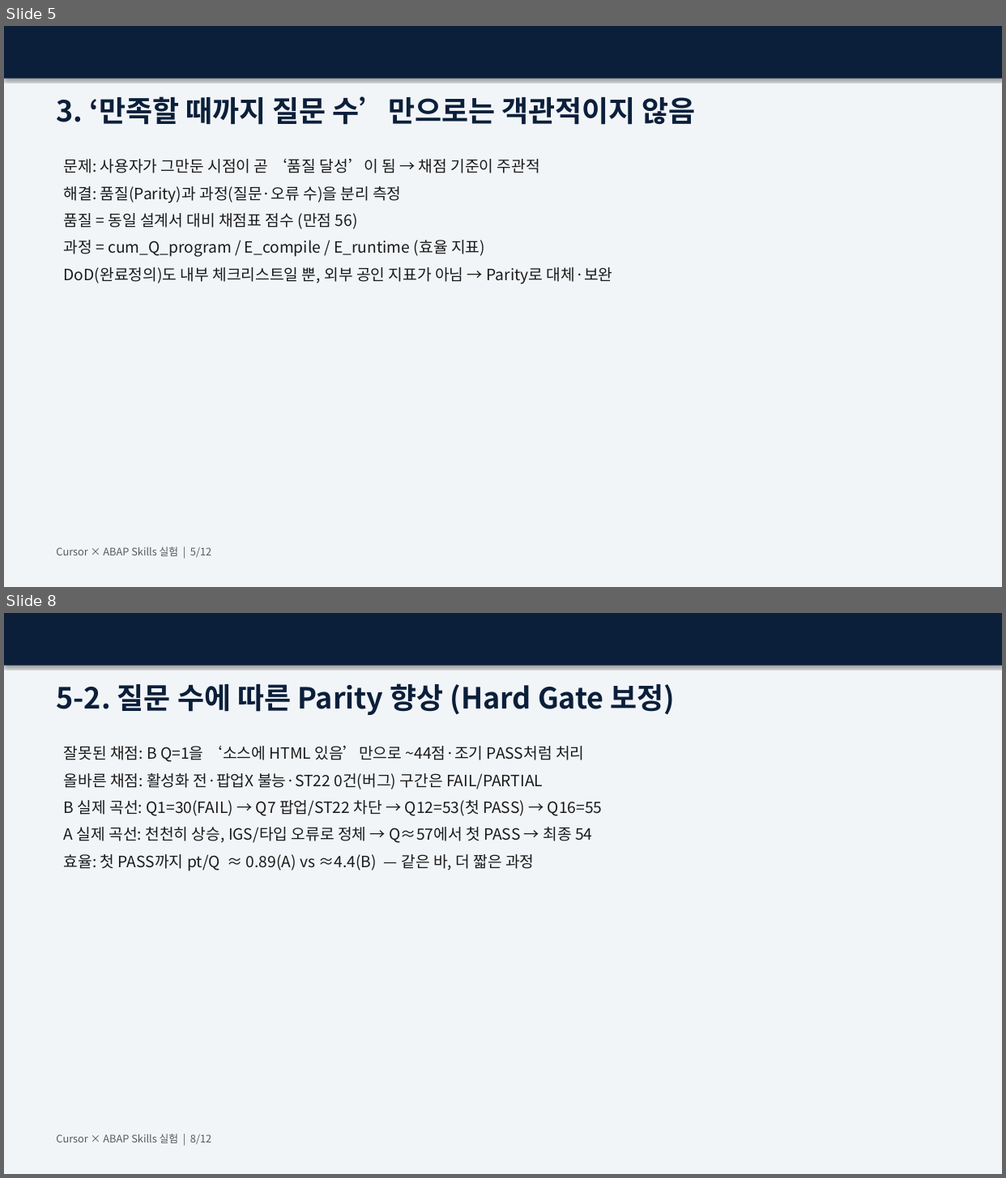
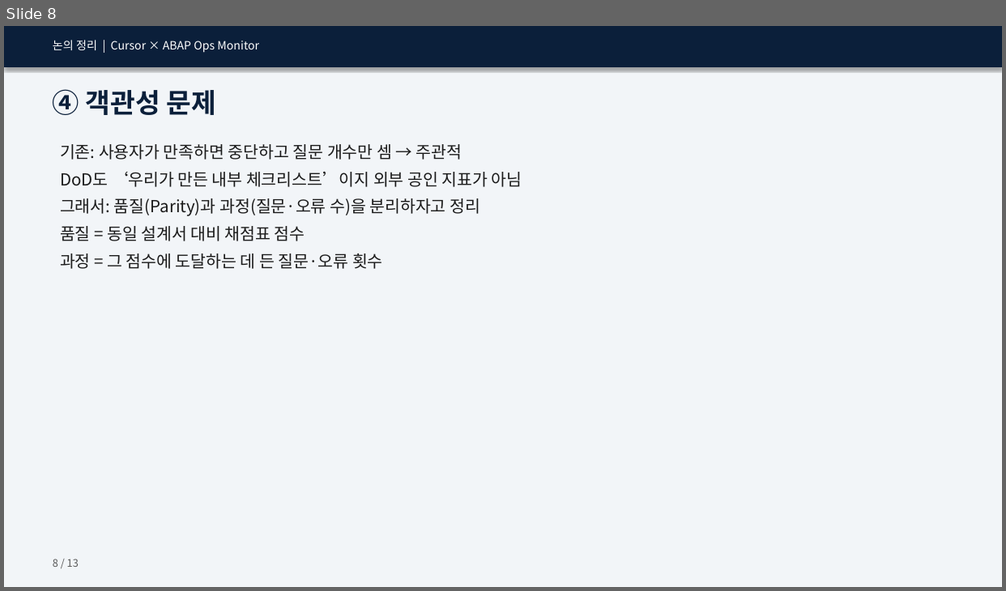
Before and after one commit to hyosungitx00/AI, a slide deck: docs/report/Cursor_ABAP_Skills_Parity_발표자료.pptx. Shown one above the other, each under a label of ours: slides 5 and 8 before the commit, slide 8 after it; the slides between them are not shown. The pictures are 1006x1178 and 1006x591 pixels, drawn with LibreOffice and Linux fonts; fonts in the diff are those of the drawing. Boxes give left, top, right and bottom in pixels: in the first picture for what was removed or moved away, otherwise in the second. Text is boxed around its words. In the diff, an @@ line names an element or a change of style, - is before the commit and + after.

```diff
--- a/docs/report/Cursor_ABAP_Skills_Parity_발표자료.pptx
+++ b/docs/report/Cursor_ABAP_Skills_Parity_발표자료.pptx
@@ slide 8 removed at <box>4,613,1002,1174</box>, background #FFFFFF @@
@@ rectangle removed at <box>4,613,1002,1174</box> @@
@@ rectangle removed at <box>4,613,1002,666</box> @@
@@ text removed at <box>56,683,675,715</box> @@
-5-2. 질문 수에 따른 Parity 향상 (Hard Gate 보정)
@@ text removed at <box>64,746,603,871</box> @@
-잘못된 채점: B Q=1을 ‘소스에 HTML 있음’만으로 ~44점·조기 PASS처럼 처리
-올바른 채점: 활성화 전·팝업X 불능·ST22 0건(버그) 구간은 FAIL/PARTIAL
-B 실제 곡선: Q1=30(FAIL) → Q7 팝업/ST22 차단 → Q12=53(첫 PASS) → Q16=55
-A 실제 곡선: 천천히 상승, IGS/타입 오류로 정체 → Q≈57에서 첫 PASS → 최종 54
-효율: 첫 PASS까지 pt/Q ≈ 0.89(A) vs ≈4.4(B) — 같은 바, 더 짧은 과정
@@ text removed at <box>56,1134,211,1144</box> @@
-Cursor × ABAP Skills 실험 | 8/12
@@ what was slide 5 is now slide 8 @@
@@ slide 8 changed as well @@
@@ rectangle: place and size @@
-rectangle at <box>4,26,1002,79</box>
+rectangle at <box>4,26,1002,67</box>
@@ text at <box>53,40,259,53</box>: text changed; size 28 to 11 pt; text colour #0B1F3A to #FFFFFF; bold off @@
-3. ‘만족할 때까지 질문 수’만으로는 객관적이지 않음
+논의 정리 | Cursor × ABAP Ops Monitor
@@ text added at <box>53,89,215,115</box>, 26 pt, text #0B1F3A, bold @@
+④ 객관성 문제
@@ text at <box>60,144,522,269</box>: text changed; size 15 to 16 pt @@
-문제: 사용자가 그만둔 시점이 곧 ‘품질 달성’이 됨 → 채점 기준이 주관적
-해결: 품질(Parity)과 과정(질문·오류 수)을 분리 측정
-품질 = 동일 설계서 대비 채점표 점수 (만점 56)
-과정 = cum_Q_program / E_compile / E_runtime (효율 지표)
-DoD(완료정의)도 내부 체크리스트일 뿐, 외부 공인 지표가 아님 → Parity로 대체·보완
+기존: 사용자가 만족하면 중단하고 질문 개수만 셈 → 주관적
+DoD도 ‘우리가 만든 내부 체크리스트’이지 외부 공인 지표가 아님
+그래서: 품질(Parity)과 과정(질문·오류 수)을 분리하자고 정리
+품질 = 동일 설계서 대비 채점표 점수
+과정 = 그 점수에 도달하는 데 든 질문·오류 횟수
@@ text added at <box>53,559,79,567</box>, 10 pt, text #5A5A5A @@
+8 / 13
@@ text removed at <box>56,547,211,557</box> @@
-Cursor × ABAP Skills 실험 | 5/12
```
Also in this commit, not shown: 1 other slide changed, 11 slides added, 9 other slides removed, 2 other files.
